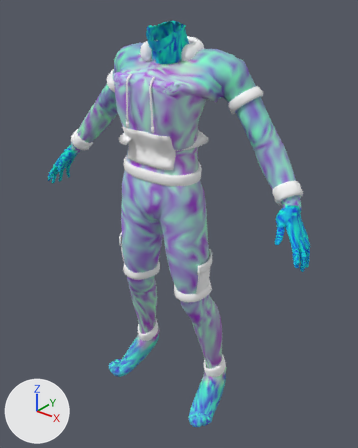
Renders of the glTF model godot-world-fracture/models/operators/bodies/civ-nyx-male.glb from each side of a commit.
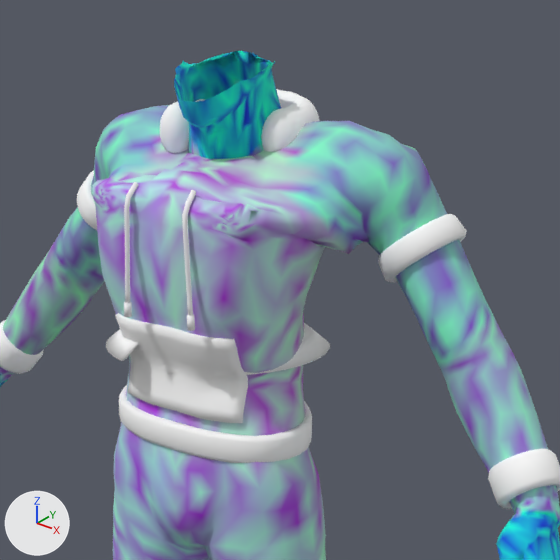
Old and new are each drawn whole from a 50 mm lens placed at (1.052, -1.286, 1.567), pointed at (0.025, -0.003, 0.772) and again close up on the part from 21% to 84% of the width and 0% to 50% of the height. The lights are fixed; the arrows at lower left show +X, +Y and +Z. The last two pictures show the newer version.

The older version as bpy lines, for what is in view:
```python
me_civilian = bpy.data.meshes.new('civilian')
me_civilian.from_pydata(...)  # 9441 vertices, 18830 faces; spans x -0.563..0.569, y -0.203..0.1, z 0.0..1.462
me_civilian.materials.append(mat_civilian)
me_piece_hood = bpy.data.meshes.new('Piece_hood')
me_piece_hood.from_pydata(...)  # 1202 vertices, 2400 faces; spans x -0.103..0.106, y -0.079..0.121, z 1.206..1.415
me_piece_hood.materials.append(mat_civilian_001)  # white #ffffff
me_piece_rib_collar = bpy.data.meshes.new('Piece_rib_collar')
me_piece_rib_collar.from_pydata(...)  # 240 vertices, 480 faces; spans x -0.106..0.112, y -0.165..0.03, z 1.082..1.142
me_piece_rib_collar.materials.append(mat_civilian_001)  # white #ffffff
me_piece_shirt_collar = bpy.data.meshes.new('Piece_shirt_collar')
me_piece_shirt_collar.from_pydata(...)  # 280 vertices, 556 faces; spans x -0.146..0.153, y -0.201..0.07, z 1.082..1.131
me_piece_shirt_collar.materials.append(mat_civilian_001)  # white #ffffff
me_piece_sleeve_hems = bpy.data.meshes.new('Piece_sleeve_hems')
me_piece_sleeve_hems.from_pydata(...)  # 384 vertices, 768 faces; spans x -0.309..0.312, y -0.04..0.091, z 1.2..1.294
me_piece_sleeve_hems.materials.append(mat_civilian_001)  # white #ffffff
ob_civilian = bpy.data.objects.new('civilian', me_civilian)
ob_civilian.location = (0.0, 0.0, 0.0)
ob_piece_hood = bpy.data.objects.new('Piece_hood', me_piece_hood)
ob_piece_hood.location = (0.0, 0.0, 0.0)
ob_piece_rib_collar = bpy.data.objects.new('Piece_rib_collar', me_piece_rib_collar)
ob_piece_rib_collar.location = (0.0, 0.0, 0.0)
ob_piece_shirt_collar = bpy.data.objects.new('Piece_shirt_collar', me_piece_shirt_collar)
ob_piece_shirt_collar.location = (0.0, 0.0, 0.0)
ob_piece_sleeve_hems = bpy.data.objects.new('Piece_sleeve_hems', me_piece_sleeve_hems)
ob_piece_sleeve_hems.location = (0.0, 0.0, 0.0)
# also in view: 'Piece_pocket' at (0.027, -0.163, 1.099); 'Piece_hem' at (0.015, -0.072, 1.01); 'Piece_cuffs' at (0.002, -0.028, 1.01); 'Piece_strings' at (0.038, -0.197, 1.247)
```
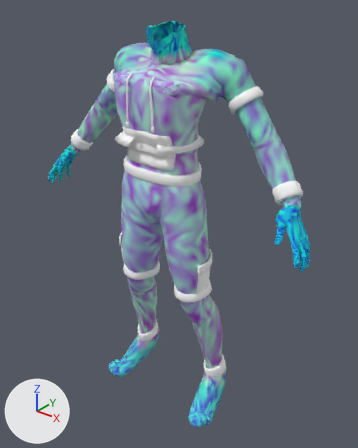
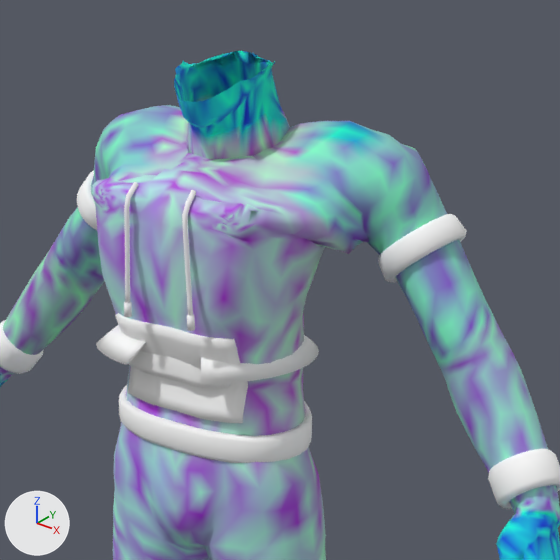
Changed parts and their boxes [x1, y1, x2, y2] in the close-ups (560 x 560 px):
'Piece_shirt_collar', reshaped (9% taller): before [106, 323, 330, 376]; after [96, 325, 319, 383]
'Piece_hood', deleted: before [160, 89, 320, 153]
'Piece_rib_collar', reshaped (mostly hidden before): before [157, 366, 179, 374]; after [129, 351, 231, 389]
part 1 of me_civilian, recoloured: [188, 79, 386, 159] in both

What changed in the scene script:
```text
Change me_civilian:
    where me_civilian.from_pydata(...)  # 9441 vertices, 18830 faces; spans x -0.563..0.569, y -0.203..0.1, z 0.0..1.462
    used by ob_civilian; location = (0.0, 0.0, 0.0)
    me_civilian part 1: 219 faces centred in x -0.076..0.218, y -0.088..0.029, z 1.333..1.419 are repainted in the vertex colours, in many colours
Change me_piece_rib_collar:
    used by ob_piece_rib_collar; location = (0.0, 0.0, 0.0)
    remove me_piece_rib_collar.from_pydata(...)  # 240 vertices, 480 faces; spans x -0.106..0.112, y -0.165..0.03, z 1.082..1.142
    add me_piece_rib_collar.from_pydata(...)  # 240 vertices, 480 faces; spans x -0.099..0.12, y -0.175..0.016, z 1.082..1.142
    me_piece_rib_collar part 2: 240 of 240 vertices moved; they spanned x -0.106..0.112, y -0.165..0.03, z 1.082..1.142 and now span x -0.099..0.12, y -0.175..0.016, z 1.082..1.142; mean shift (0.008, -0.028, 0.0)
Change me_piece_shirt_collar:
    used by ob_piece_shirt_collar; location = (0.0, 0.0, 0.0)
    remove me_piece_shirt_collar.from_pydata(...)  # 280 vertices, 556 faces; spans x -0.146..0.153, y -0.201..0.07, z 1.082..1.131
    add me_piece_shirt_collar.from_pydata(...)  # 280 vertices, 556 faces; spans x -0.139..0.16, y -0.209..0.057, z 1.082..1.131
    me_piece_shirt_collar part 3: 280 of 280 vertices moved; they spanned x -0.146..0.153, y -0.201..0.07, z 1.082..1.131 and now span x -0.139..0.16, y -0.209..0.057, z 1.082..1.131; mean shift (0.008, -0.029, 0.0)
Remove ob_piece_hood:
    ob_piece_hood = bpy.data.objects.new('Piece_hood', me_piece_hood)
    ob_piece_hood.location = (0.0, 0.0, 0.0)
```
